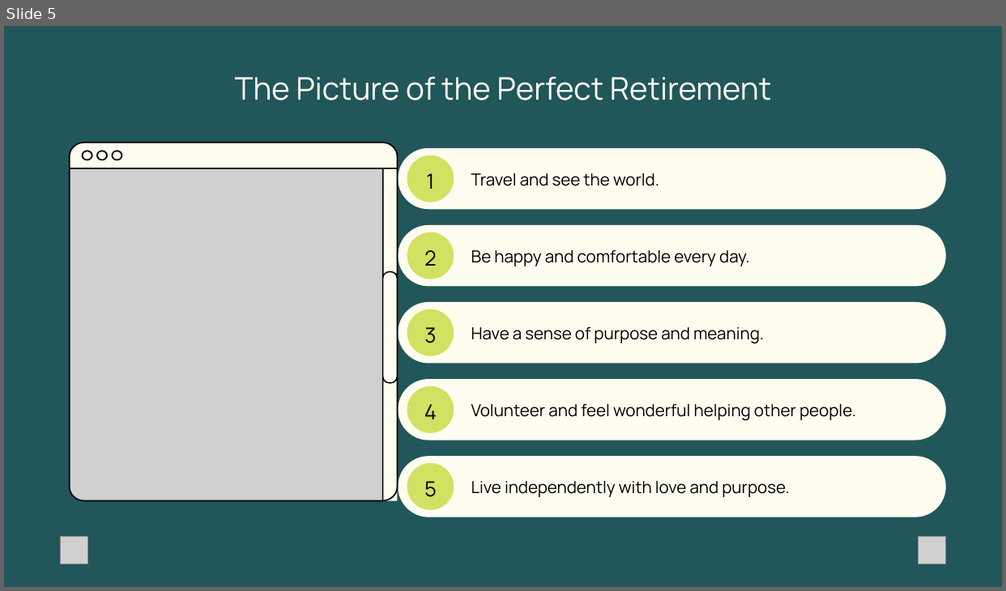
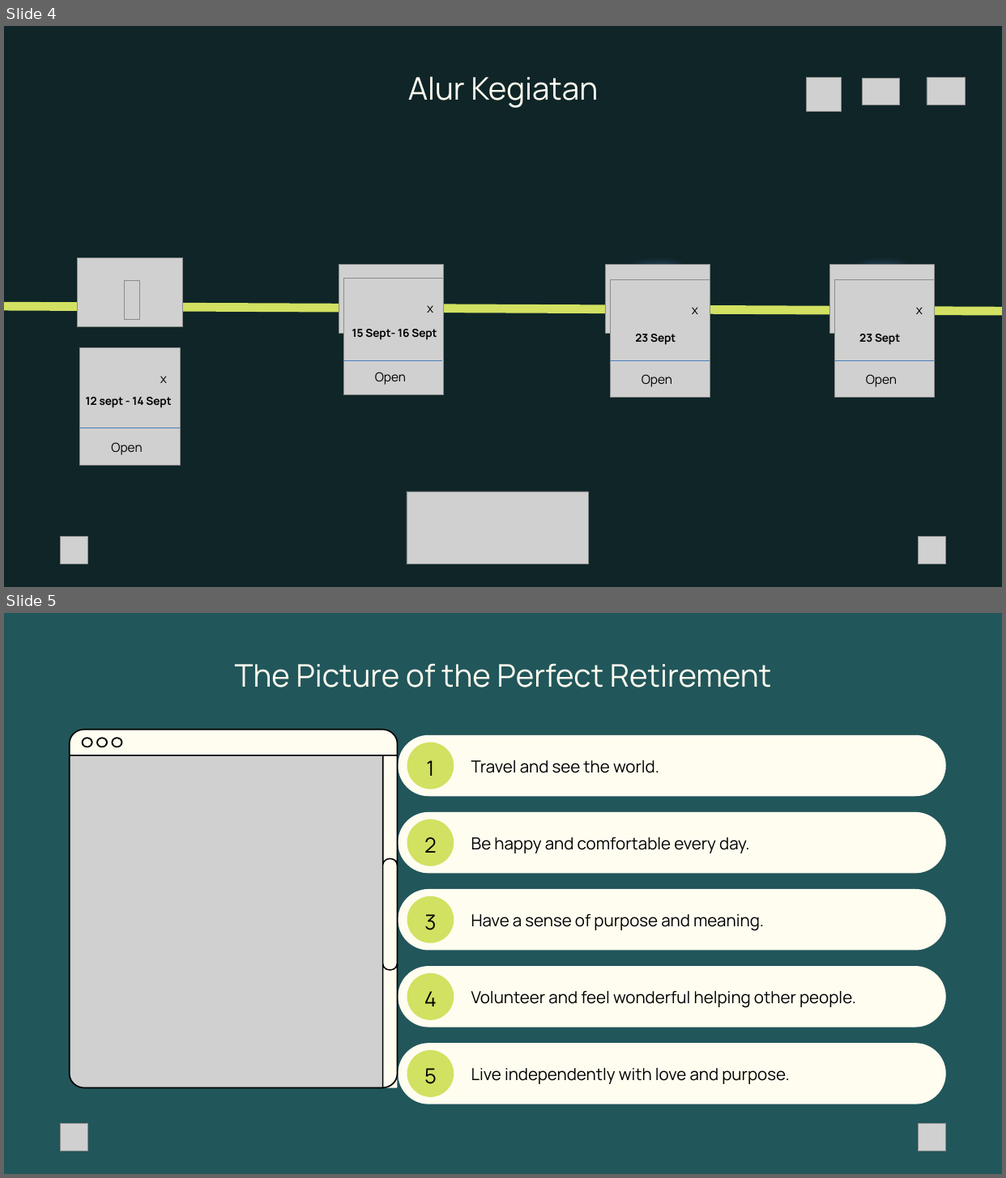
Before and after one commit to ogirians/aktualisasi, a slide deck: Untitled design.pptx. Shown one above the other, each under a label of ours: slide 5 before the commit, slides 4 and 5 after it. The pictures are 1006x591 and 1006x1178 pixels, drawn with LibreOffice and Linux fonts; fonts in the diff are those of the drawing; grey boxes stand for pictures; background and template pictures are left out. Boxes give left, top, right and bottom in pixels: in the first picture for what was removed or moved away, otherwise in the second. Text is boxed around its words. In the diff, an @@ line names an element or a change of style, - is before the commit and + after.

```diff
--- a/Untitled design.pptx
+++ b/Untitled design.pptx
@@ slide 4 added at (4, 26, 1002, 587), background #0F2527 @@
@@ text added at (408, 76, 599, 108), 45 pt, text #FFFCF0 @@
+Alur Kegiatan
@@ picture added at (807, 77, 842, 112) @@
@@ picture added at (863, 78, 900, 105) @@
@@ picture added at (927, 77, 965, 105) @@
@@ picture added at (78, 258, 182, 327) @@
@@ picture added at (339, 264, 444, 333) @@
@@ picture added at (605, 264, 710, 333) @@
@@ picture added at (829, 264, 934, 333) @@
@@ picture added at (124, 280, 139, 319) @@
@@ ellipse added at (627, 271, 688, 333), fill #D2E161 at 4% opacity @@
@@ ellipse added at (851, 271, 913, 333), fill #D2E161 at 4% opacity @@
@@ arrow added from (4, 306) to (1002, 317), #D2E161 12.5 pt @@
@@ text added at (427, 305, 433, 313), 18 pt, text #000000 @@
+x
@@ text added at (692, 307, 698, 314), 18 pt, text #000000 @@
+x
@@ text added at (916, 307, 923, 314), 18 pt, text #000000 @@
+x
@@ group added at (343, 278, 444, 395): 2 texts, 1 picture, 1 line @@
+15 Sept- 16 Sept
+Open
@@ group added at (610, 280, 710, 397): 2 texts, 1 picture, 1 line @@
+23 Sept
+Open
@@ group added at (834, 280, 935, 397): 2 texts, 1 picture, 1 line @@
+23 Sept
+Open
@@ text added at (160, 376, 167, 383), 18 pt, text #000000 @@
+x
@@ group added at (80, 348, 180, 465): 2 texts, 1 picture, 1 line @@
+12 sept - 14 Sept
+Open
@@ picture added at (407, 492, 588, 565) @@
@@ picture added at (60, 537, 87, 565) @@
@@ picture added at (918, 537, 945, 565) @@
```
Also in this commit, not shown: 2 other slides added, 5 other files.
